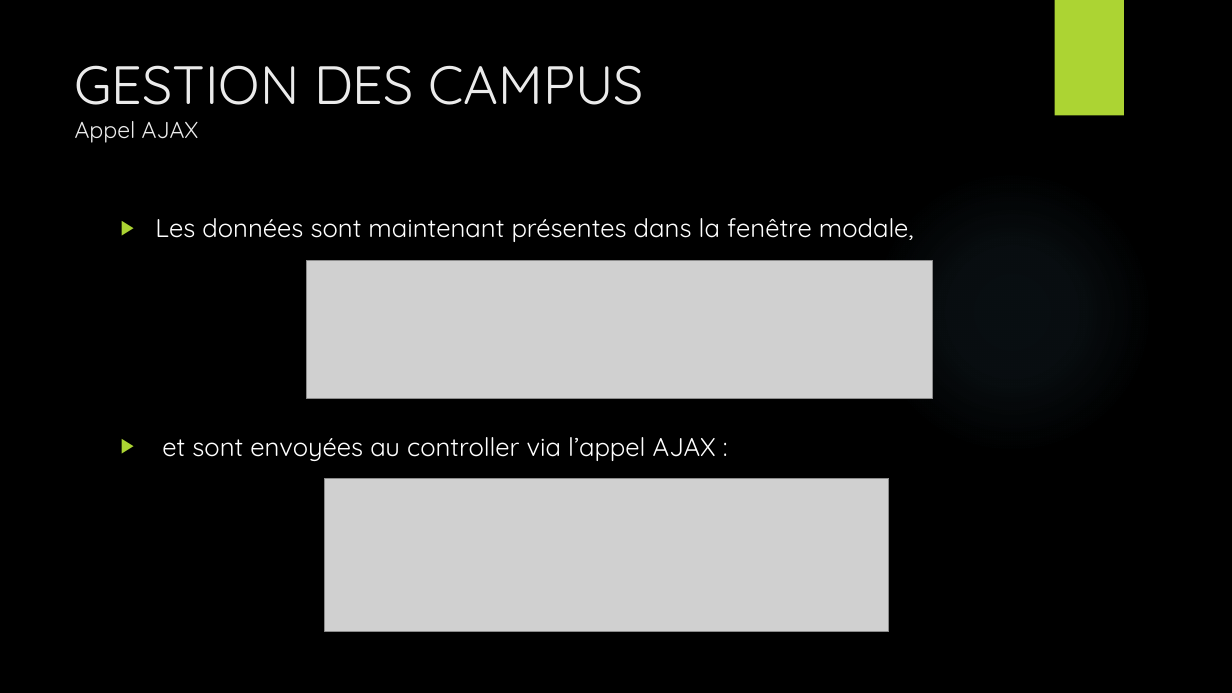
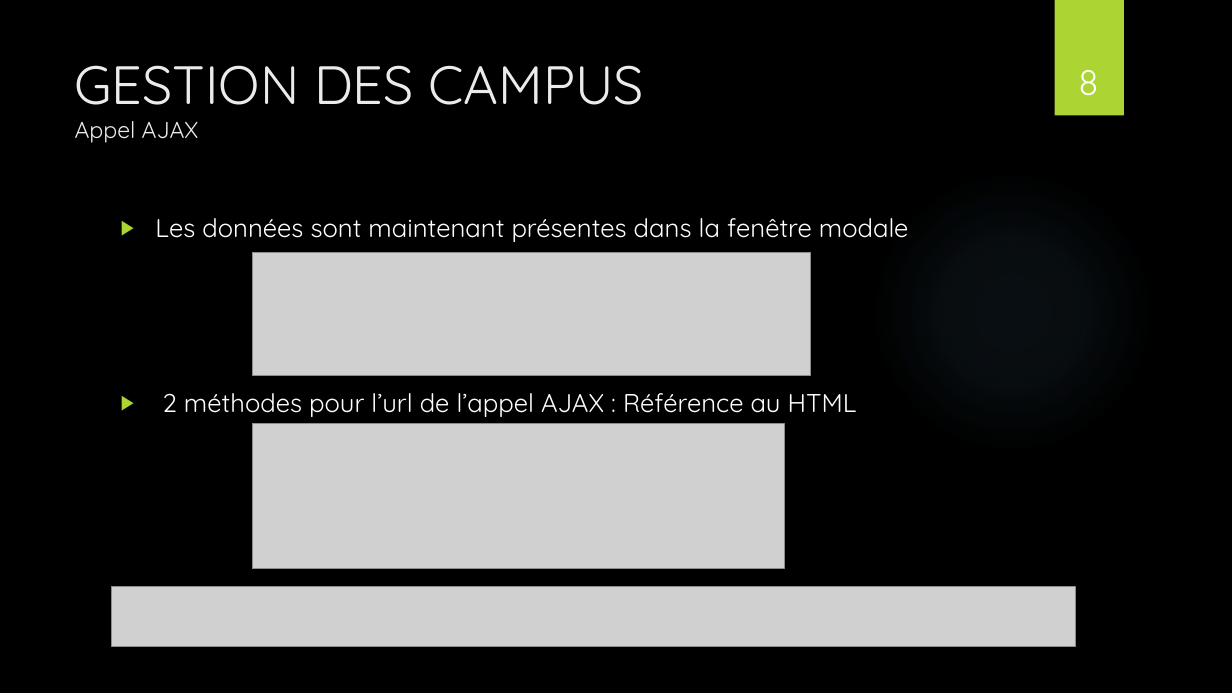
Before and after one commit to gaelherambourg/sorties.com, a slide deck: slide 8 of SORTIR.pptx (slide 6 before the commit). Drawn at 1232x693 pixels with LibreOffice and Linux fonts; fonts in the diff are those of the drawing; grey boxes stand for pictures; background and template pictures are left out. Boxes give left, top, right and bottom in pixels: in the first picture for what was removed or moved away, otherwise in the second. Text is boxed around its words. In the diff, an @@ line names an element or a change of style, - is before the commit and + after.

```diff
--- a/SORTIR.pptx
+++ b/SORTIR.pptx
@@ page number added at <box>1078,70,1098,96</box>, 28 pt, text #FFFFFF @@
+8
@@ text at <box>155,218,909,417</box>: text changed @@
-▶ Les données sont maintenant présentes dans la fenêtre modale,
-▶ et sont envoyées au controller via l’appel AJAX :
+▶ Les données sont maintenant présentes dans la fenêtre modale
+▶ 2 méthodes pour l’url de l’appel AJAX : Référence au HTML
@@ picture: place and size @@
-picture at <box>307,261,933,399</box>
+picture at <box>252,252,811,376</box>
@@ picture: place and size @@
-picture at <box>324,478,889,631</box>
+picture at <box>252,424,785,568</box>
@@ picture added at <box>112,587,1076,647</box> @@
```
Also in this commit, not shown: 8 other slides changed, 3 slides added, 1 other file.
